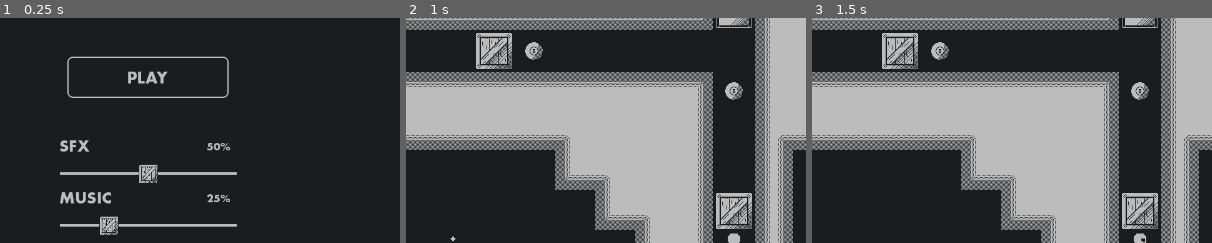
Above: before the commit, frames 1-3 (left to right).
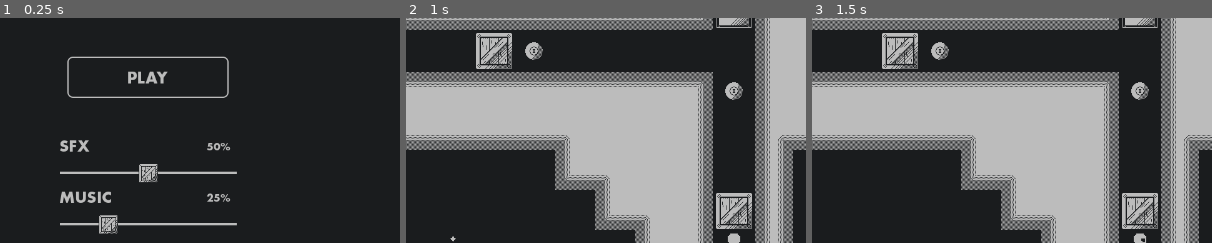
Above: after the commit, the same moments.

Repository: ParryTotato/1BitJam2025
Game: Godot game, scene res://Scenes/Main/main.tscn
Same seed, same stepped clock (60 frames per second), same inputs: the game is played once before the commit and once after it.
Inputs (mouse positions are % of the whole screen's width and height, from its top left):
- Up to frame 1 (0.25 s): no input
- Up to frame 2 (1 s): click (50, 37) at 0.5 s
- Up to frame 3 (1.5 s): tap Enter at 1.25 s; move the mouse to (72, 45) at 1.27 s; hold D (right) from 1.28 s (still down); tap 1 (magnet) at 1.35 s
The pictures show only the part of the screen within x 32-82%, y 24-74%; the shares and areas given below are measured in that part.

The runs differ from the first frame. In frame 1, 1.7% of the frame differs, in the area x 15-60%, y 64-97%; in frame 2, nothing differs; in frame 3, nothing differs.

Commit message:
UI Hover Sound

Diff:
--- a/Scenes/MainMenu/Scripts/main_menu.gd
+++ b/Scenes/MainMenu/Scripts/main_menu.gd
@@ -36,3 +36,15 @@
 
 func _on_game_quit():
 	get_tree().quit()
+
+
+func _on_play_game_mouse_entered() -> void:
+	$UIHover.play()
+
+
+func _on_sfx_volume_slider_mouse_entered() -> void:
+	$UIHover.play()
+
+
+func _on_music_volume_slider_mouse_entered() -> void:
+	$UIHover.play()
--- a/Scenes/MainMenu/main_menu.tscn
+++ b/Scenes/MainMenu/main_menu.tscn
@@ -11,7 +11,9 @@
 [ext_resource type="Texture2D" uid="uid://betyjdog03rgr" path="res://Scenes/MainMenu/Assets/Art/spr_hourglass.png" id="4_w5buf"]
 [ext_resource type="FontFile" uid="uid://ba7dpcyndctpw" path="res://Assets/FuturaND-Bold.otf" id="5_0l8wx"]
 [ext_resource type="Texture2D" uid="uid://breowtnacsawn" path="res://Scenes/MainMenu/Assets/Art/spr_box_slider.png" id="6_0l8wx"]
+[ext_resource type="Texture2D" uid="uid://cg3pae4ycqp6l" path="res://Scenes/MainMenu/Assets/Art/spr_box_slider_Focused.png" id="9_6c6cs"]
 [ext_resource type="AudioStream" uid="uid://f3ehe1ivbpl" path="res://Assets/Audio/Sky Game Menu.wav" id="12_rlg4b"]
+[ext_resource type="AudioStream" uid="uid://ck5ji06hn7hlr" path="res://Assets/Audio/UI_Hover.wav" id="13_w5buf"]
 
 [sub_resource type="AtlasTexture" id="AtlasTexture_mdp32"]
 atlas = ExtResource("4_w5buf")
@@ -187,7 +189,7 @@
 [node name="SFXVolumeSlider" type="HSlider" parent="VBoxContainer"]
 layout_mode = 2
 theme_override_icons/grabber = ExtResource("6_0l8wx")
-theme_override_icons/grabber_highlight = ExtResource("6_0l8wx")
+theme_override_icons/grabber_highlight = ExtResource("9_6c6cs")
 theme_override_styles/slider = SubResource("StyleBoxLine_adu2g")
 theme_override_styles/grabber_area = SubResource("StyleBoxEmpty_rlg4b")
 theme_override_styles/grabber_area_highlight = SubResource("StyleBoxEmpty_w5buf")
@@ -215,7 +217,7 @@
 layout_mode = 2
 theme = SubResource("Theme_agesy")
 theme_override_icons/grabber = ExtResource("6_0l8wx")
-theme_override_icons/grabber_highlight = ExtResource("6_0l8wx")
+theme_override_icons/grabber_highlight = ExtResource("9_6c6cs")
 theme_override_styles/slider = SubResource("StyleBoxLine_adu2g")
 theme_override_styles/grabber_area = SubResource("StyleBoxEmpty_agesy")
 theme_override_styles/grabber_area_highlight = SubResource("StyleBoxEmpty_mdp32")
@@ -272,7 +274,15 @@
 stream = ExtResource("12_rlg4b")
 bus = &"Music"
 
+[node name="UIHover" type="AudioStreamPlayer" parent="."]
+stream = ExtResource("13_w5buf")
+volume_db = 5.0
+bus = &"SFX"
+
+[connection signal="mouse_entered" from="VBoxContainer/PlayGame" to="." method="_on_play_game_mouse_entered"]
 [connection signal="pressed" from="VBoxContainer/PlayGame" to="." method="_on_start_game"]
+[connection signal="mouse_entered" from="VBoxContainer/SFXVolumeSlider" to="." method="_on_sfx_volume_slider_mouse_entered"]
 [connection signal="value_changed" from="VBoxContainer/SFXVolumeSlider" to="." method="_on_sfx_volume_changed"]
+[connection signal="mouse_entered" from="VBoxContainer/MusicVolumeSlider" to="." method="_on_music_volume_slider_mouse_entered"]
 [connection signal="value_changed" from="VBoxContainer/MusicVolumeSlider" to="." method="_on_music_volume_changed"]
 [connection signal="pressed" from="Quit Game" to="." method="_on_game_quit"]
--- a/Scenes/UpgradeShop/Scripts/upgrade_shop.gd
+++ b/Scenes/UpgradeShop/Scripts/upgrade_shop.gd
@@ -154,3 +154,23 @@
 
 func _on_timer_duration_ended() -> void:
 	visible = true
+
+
+func _on_timer_duration_mouse_entered() -> void:
+	$UIHover.play()
+
+
+func _on_coin_multiplier_mouse_entered() -> void:
+	$UIHover.play()
+
+
+func _on_kick_mouse_entered() -> void:
+	$UIHover.play()
+
+
+func _on_magnet_mouse_entered() -> void:
+	$UIHover.play()
+
+
+func _on_translocator_mouse_entered() -> void:
+	$UIHover.play()
--- a/Scenes/UpgradeShop/upgrade_shop.tscn
+++ b/Scenes/UpgradeShop/upgrade_shop.tscn
@@ -12,6 +12,7 @@
 [ext_resource type="Texture2D" uid="uid://brio6fyoshhsy" path="res://Scenes/UpgradeShop/Assets/Art/btn_continue.png" id="10_sfqks"]
 [ext_resource type="Texture2D" uid="uid://c86udavrvjk1y" path="res://Scenes/UpgradeShop/Assets/Art/btn_continue_pressed.png" id="11_n3s3v"]
 [ext_resource type="Texture2D" uid="uid://cm0xhtk4vr4bi" path="res://Scenes/UpgradeShop/Assets/Art/btn_continue_hovered.png" id="12_g2afw"]
+[ext_resource type="AudioStream" uid="uid://ck5ji06hn7hlr" path="res://Assets/Audio/UI_Hover.wav" id="13_ynwtr"]
 
 [node name="UpgradeShop" type="Control"]
 layout_mode = 3
@@ -227,10 +228,22 @@
 texture_pressed = ExtResource("11_n3s3v")
 texture_hover = ExtResource("12_g2afw")
 
+[node name="UIHover" type="AudioStreamPlayer" parent="."]
+stream = ExtResource("13_ynwtr")
+volume_db = 5.0
+bus = &"SFX"
+
+[connection signal="mouse_entered" from="VBoxContainer/TimerDuration" to="." method="_on_timer_duration_mouse_entered"]
 [connection signal="pressed" from="VBoxContainer/TimerDuration" to="." method="_on_timer_duration_pressed"]
+[connection signal="mouse_entered" from="VBoxContainer/CoinMultiplier" to="." method="_on_coin_multiplier_mouse_entered"]
 [connection signal="pressed" from="VBoxContainer/CoinMultiplier" to="." method="_on_coin_multiplier_pressed"]
+[connection signal="mouse_entered" from="VBoxContainer/Kick" to="." method="_on_kick_mouse_entered"]
 [connection signal="pressed" from="VBoxContainer/Kick" to="." method="_on_kick_pressed"]
+[connection signal="mouse_entered" from="VBoxContainer/Magnet" to="." method="_on_magnet_mouse_entered"]
 [connection signal="pressed" from="VBoxContainer/Magnet" to="." method="_on_magnet_pressed"]
+[connection signal="mouse_entered" from="VBoxContainer/Translocator" to="." method="_on_translocator_mouse_entered"]
 [connection signal="pressed" from="VBoxContainer/Translocator" to="." method="_on_translocator_pressed"]
+[connection signal="mouse_entered" from="HBoxContainer/Refund" to="." method="_on_magnet_mouse_entered"]
 [connection signal="pressed" from="HBoxContainer/Refund" to="." method="_on_refund_pressed"]
+[connection signal="mouse_entered" from="HBoxContainer/Continue" to="." method="_on_magnet_mouse_entered"]
 [connection signal="pressed" from="HBoxContainer/Continue" to="." method="_on_continue_pressed"]
Not shown, added: Assets/Audio/UI_Hover.wav.import
Binary file changed: Scenes/MainMenu/Assets/Art/spr_box_slider.png
Binary file added: Scenes/MainMenu/Assets/Art/spr_box_slider_Focused.png
Not shown, added: Scenes/MainMenu/Assets/Art/spr_box_slider_Focused.png.import
Not shown: 1 places in Scenes/MainMenu/main_menu.tscn that only renumber resources
Not shown: 1 places in Scenes/UpgradeShop/upgrade_shop.tscn that only renumber resources
Not shown, added: Assets/Audio/UI_Hover.wav
